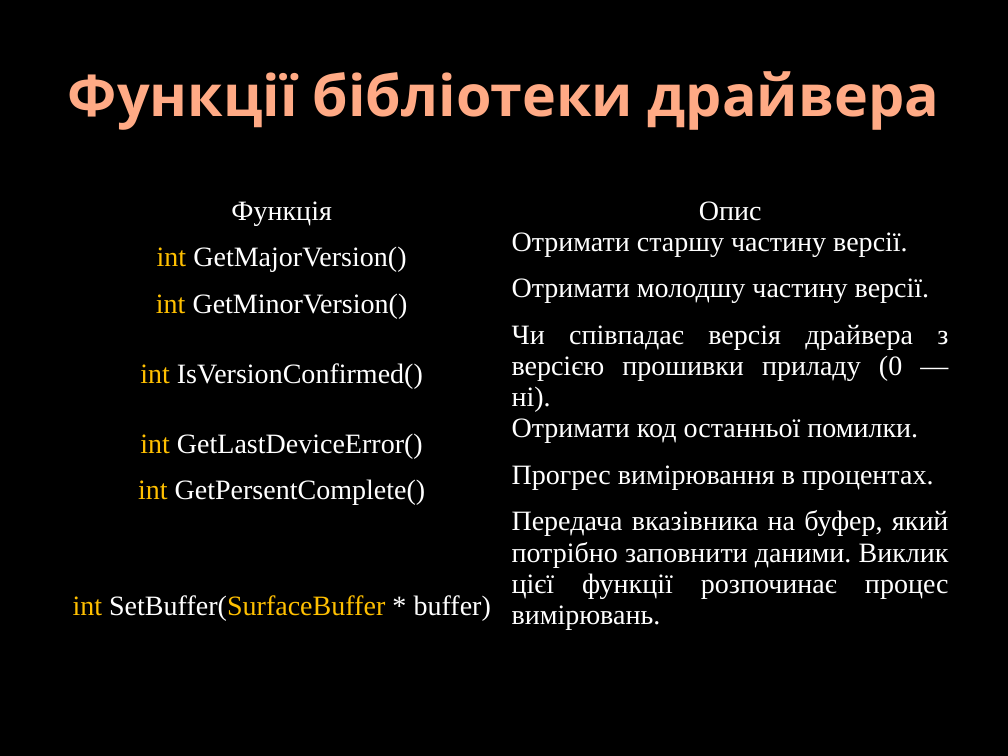
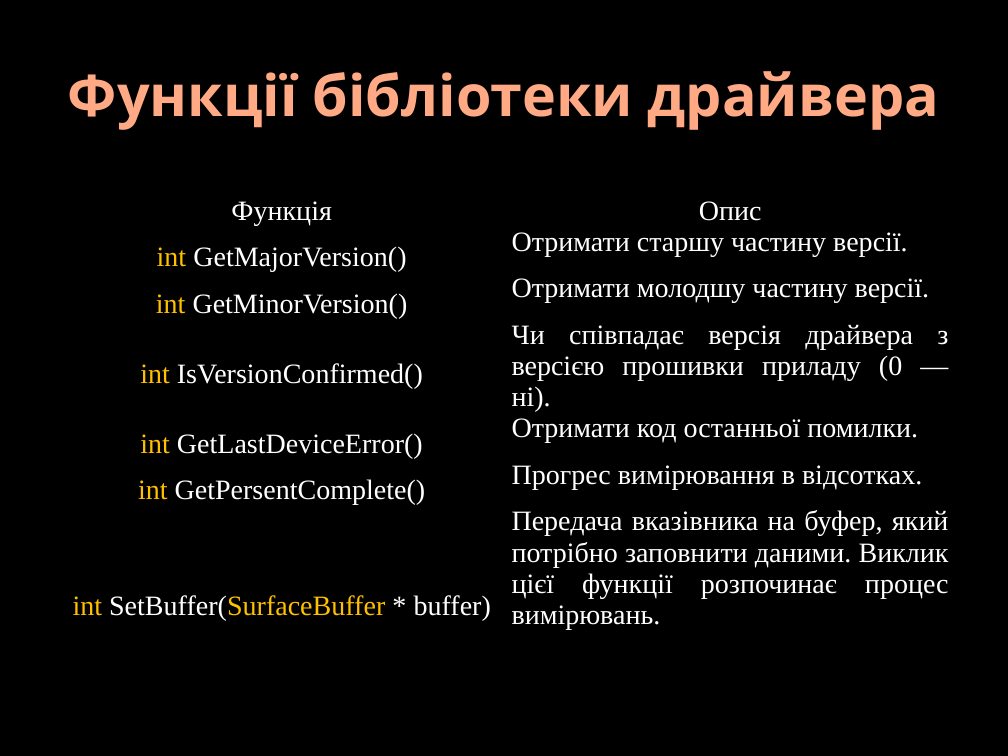
Before and after one commit to DoctorScrept/Temp, a slide deck: slide 8 of Report/DiplomReport.pptx (slide 11 before the commit). Drawn at 1008x756 pixels with LibreOffice and Linux fonts; fonts in the diff are those of the drawing; background and template pictures are left out. Boxes give left, top, right and bottom in pixels: in the first picture for what was removed or moved away, otherwise in the second. Text is boxed around its words. In the diff, an @@ line names an element or a change of style, - is before the commit and + after.

```diff
--- a/Report/DiplomReport.pptx
+++ b/Report/DiplomReport.pptx
@@ table at (59,179,957,717) @@
-row 6, column 2: Прогрес вимірювання в процентах.
+row 6, column 2: Прогрес вимірювання в відсотках.
```
Also in this commit, not shown: 1 other slide changed, 5 slides added, 3 slides removed, 1 other file.
